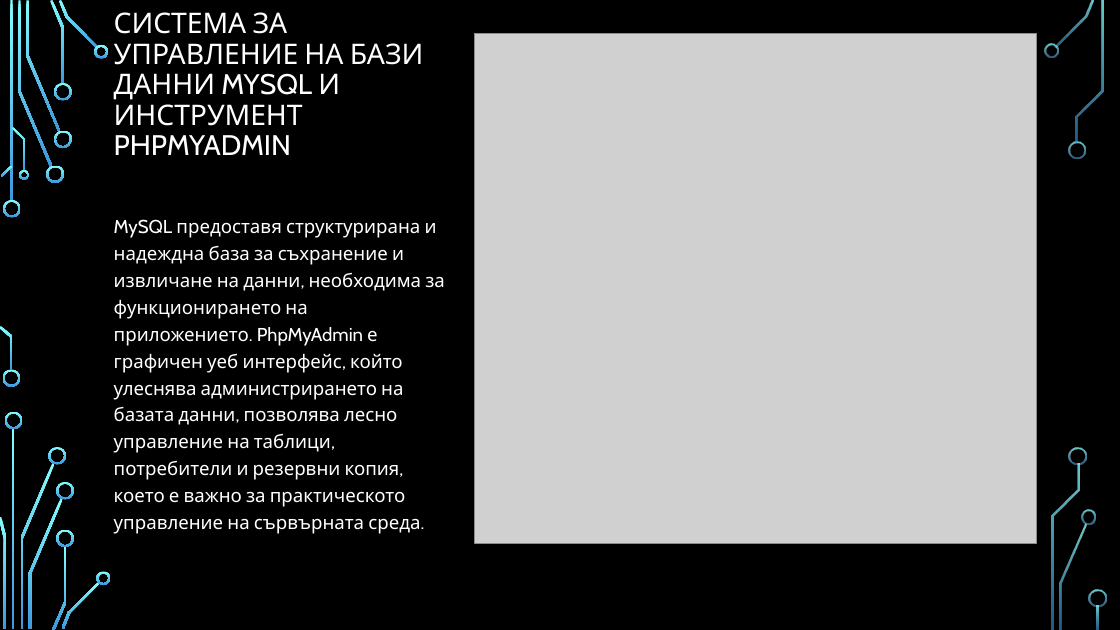
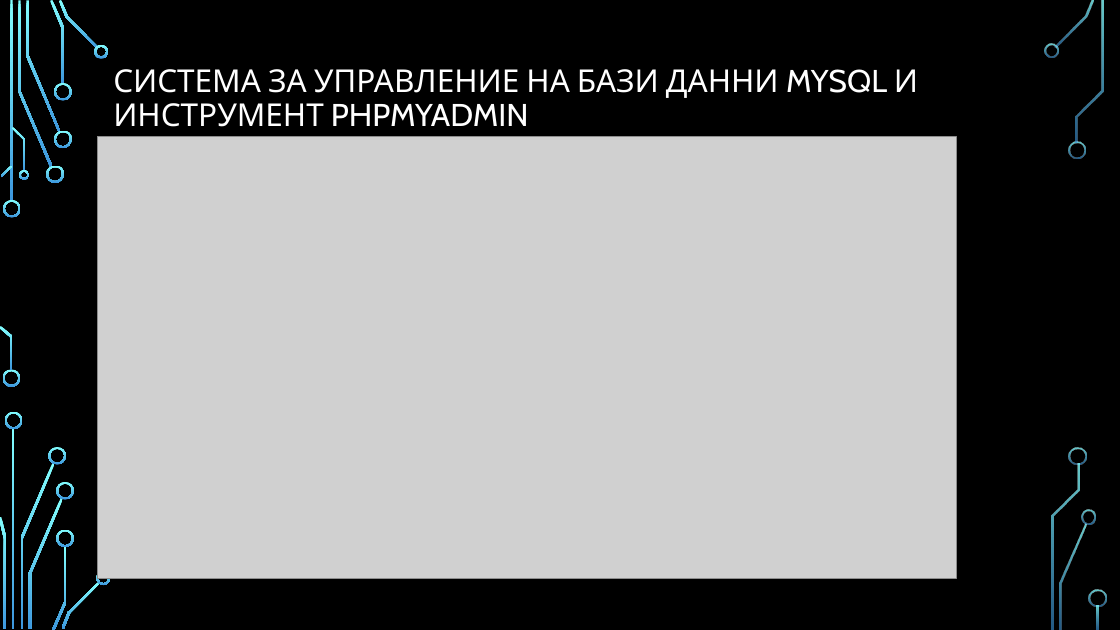
Before and after one commit to pgee-dzi2024/Theme_2508, a slide deck: slide 7 of dr/presentation.pptx. Drawn at 1120x630 pixels with LibreOffice and Linux fonts; fonts in the diff are those of the drawing; grey boxes stand for pictures; background and template pictures are left out. Boxes give left, top, right and bottom in pixels: in the first picture for what was removed or moved away, otherwise in the second. Text is boxed around its words. In the diff, an @@ line names an element or a change of style, - is before the commit and + after.

```diff
--- a/dr/presentation.pptx
+++ b/dr/presentation.pptx
@@ title "СИСТЕМА ЗА УПРАВЛЕНИЕ НА БАЗИ ..." at (x1=113, y1=69, x2=918, y2=127): size 24.3 to 27 pt; vertical alignment bottom to middle @@
@@ picture resized from (x1=475, y1=34, x2=1037, y2=544) to (x1=97, y1=137, x2=956, y2=579) @@
@@ text removed at (x1=114, y1=219, x2=445, y2=534) @@
-MySQL предоставя структурирана и надеждна база за съхранение и извличане на данни, необходима за функционирането на приложението. PhpMyAdmin е графичен уеб интерфейс, който улеснява администрирането на базата данни, позволява лесно управление на таблици, потребители и резервни копия, което е важно за практическото управление на сървърната среда.
```
Also in this commit, not shown: 6 other slides changed, 1 slide added, 1 slide removed, 3 other files.
